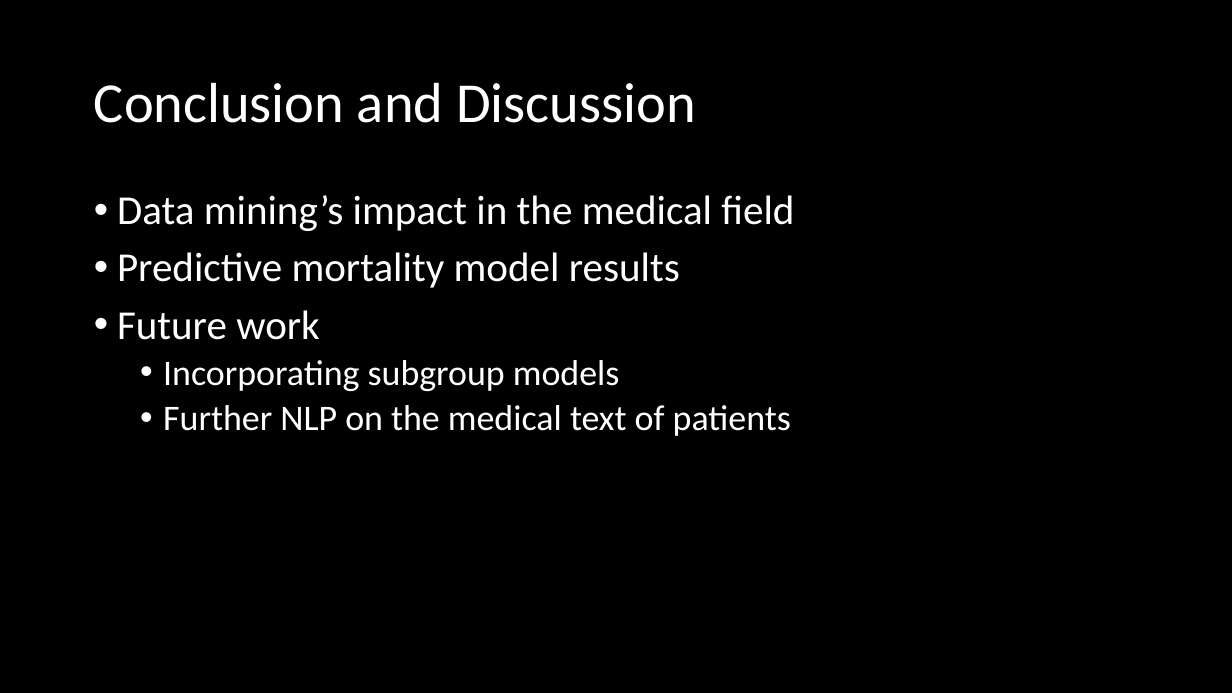
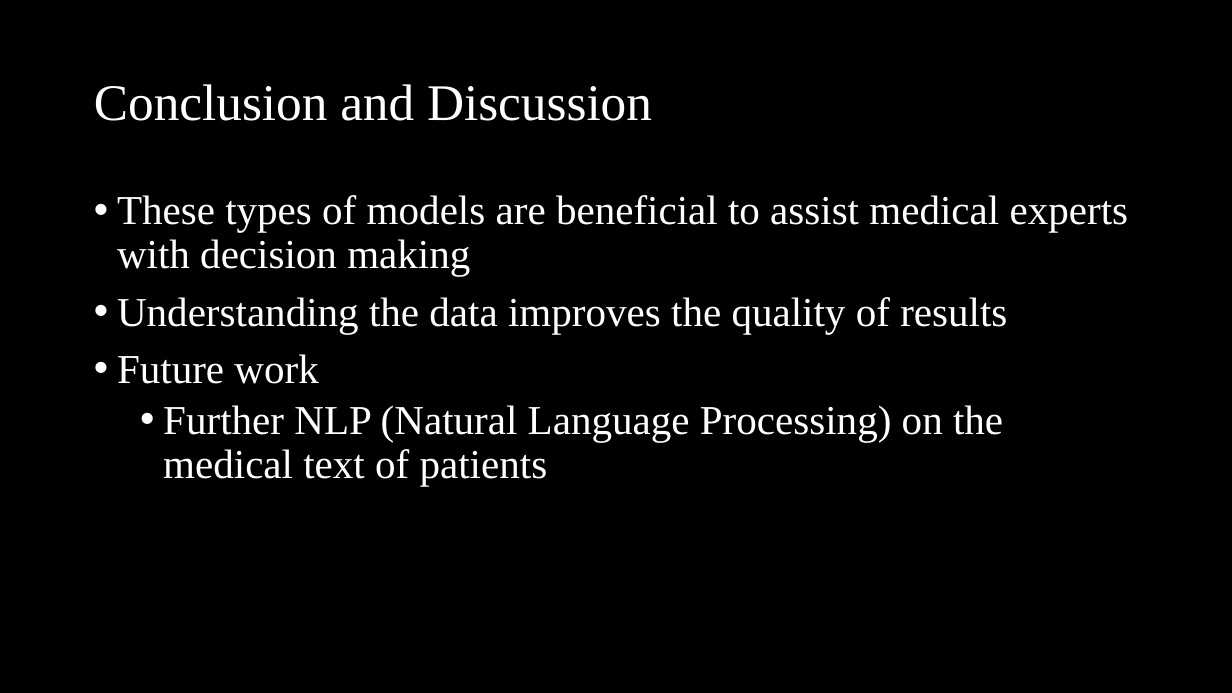
Before and after one commit to imw2/Diabetes-Diagnosis-Prediction, a slide deck: slide 13 of Presentation/FinalPresentationWittler.pptx. Drawn at 1232x693 pixels with LibreOffice and Linux fonts; fonts in the diff are those of the drawing. Boxes give left, top, right and bottom in pixels: in the first picture for what was removed or moved away, otherwise in the second. Text is boxed around its words. In the diff, an @@ line names an element or a change of style, - is before the commit and + after.

```diff
--- a/Presentation/FinalPresentationWittler.pptx
+++ b/Presentation/FinalPresentationWittler.pptx
@@ title "Conclusion and Discussion" at [94, 84, 652, 121]: size 44 to 40 pt, font Calibri to Times New Roman @@
@@ text at [117, 195, 1129, 334]: text changed; font Calibri to Times New Roman @@
-• Data mining’s impact in the medical field
-• Predictive mortality model results
+• These types of models are beneficial to assist medical experts with decision making
+• Understanding the data improves the quality of results
@@ text at [117, 354, 318, 384]: font Calibri to Times New Roman in "Future work" @@
@@ text at [163, 405, 1003, 486]: text changed; size 28 to 32 pt; font Calibri to Times New Roman @@
-  • Incorporating subgroup models
-  • Further NLP on the medical text of patients
+  • Further NLP (Natural Language Processing) on the medical text of patients
```
Also in this commit, not shown: 10 other slides changed, 1 slide added, 1 slide removed.
